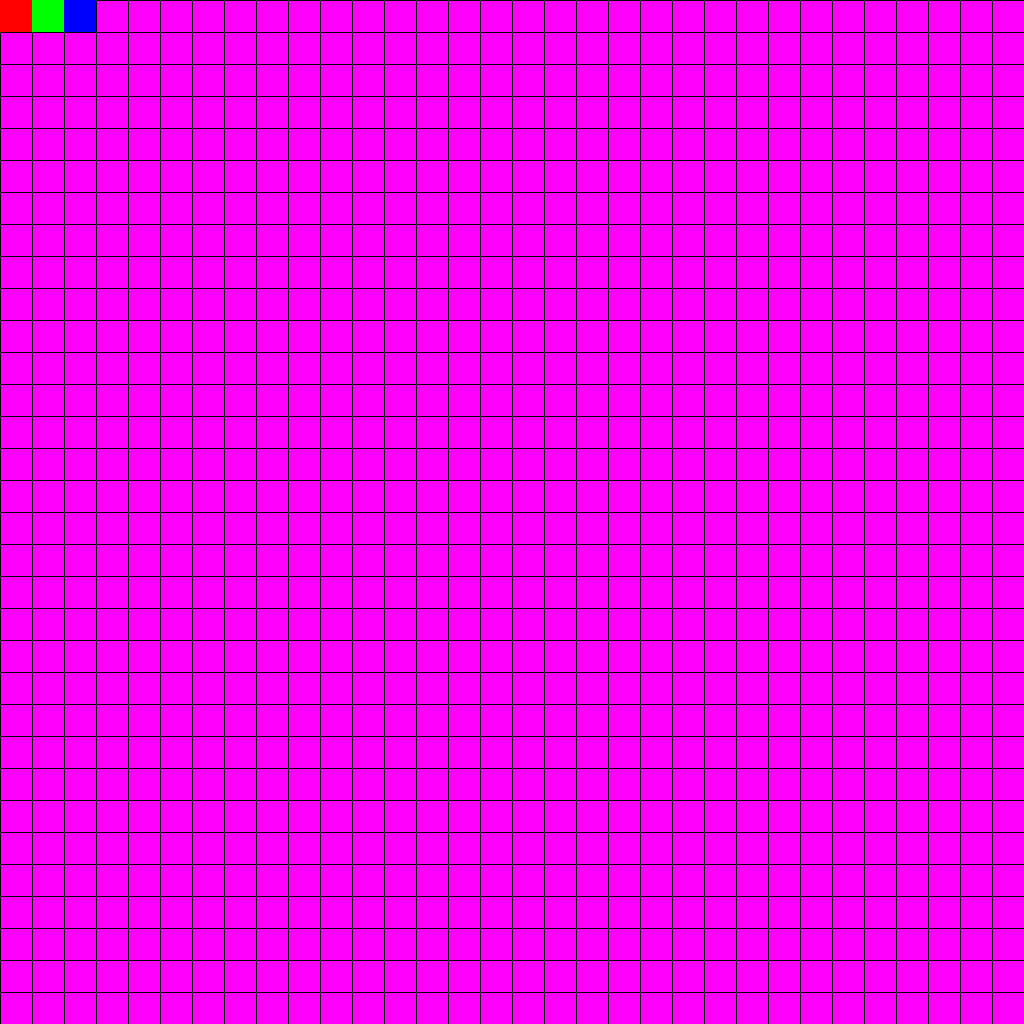
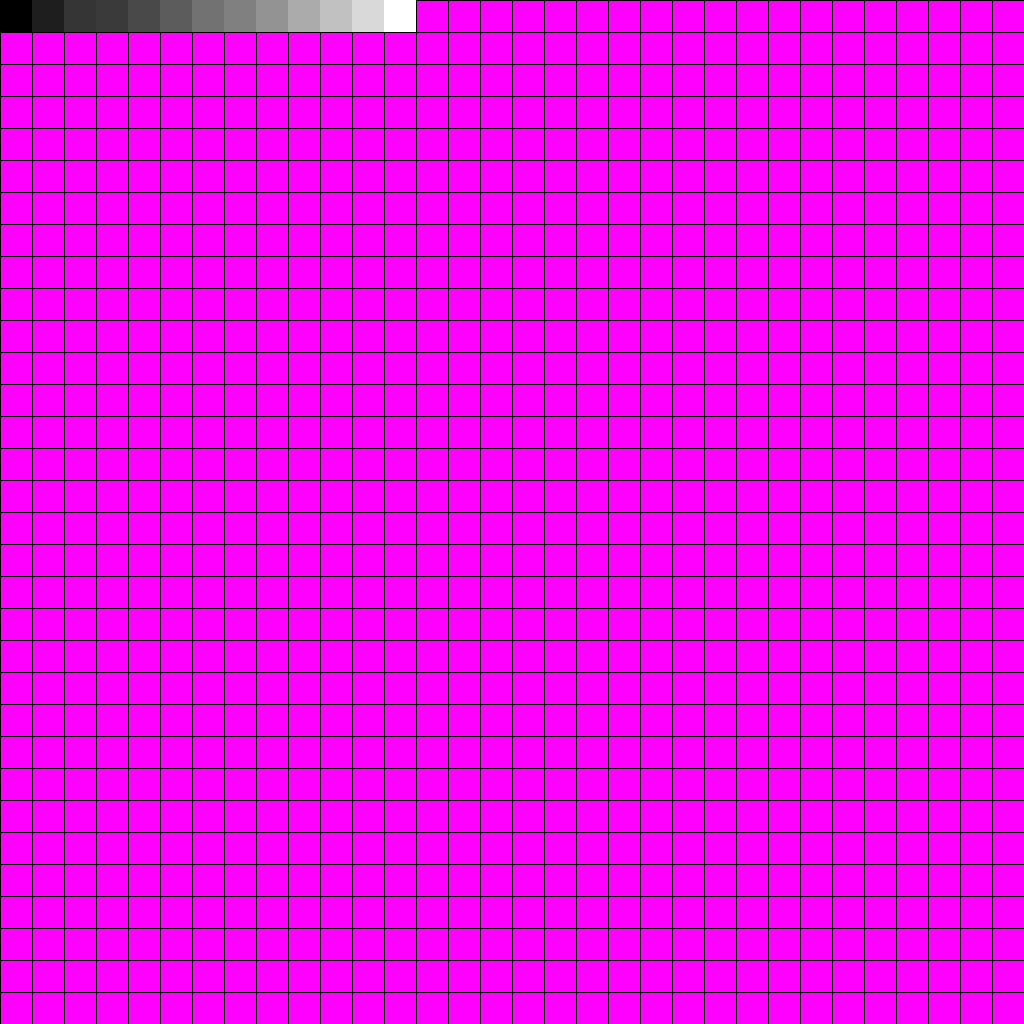
The second w=1024, h=1024 image is a revision of the first. Changes to its layers:
added layer "Layer #3" above "Layer #2" over [0, 0, 416, 32]
hid "Layer #2", painted on it over [0, 0, 96, 32]
